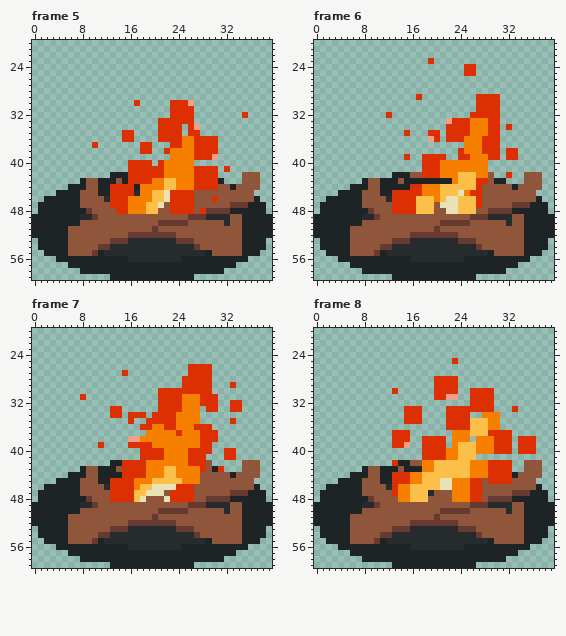
Animated GIF sprite, stored at src/assets/fire-gif.gif. The picture above is the old version.
The file is 40x60 pixels, 10 frames. Colours within 5 levels of each other are drawn and written as one. Shown: frame 5: x 0..39, y 20..59; frame 6: x 0..39, y 20..59; frame 7: x 0..39, y 20..59; frame 8: x 0..39, y 20..59. The commit also changed other frames, which this record leaves out.
New version:
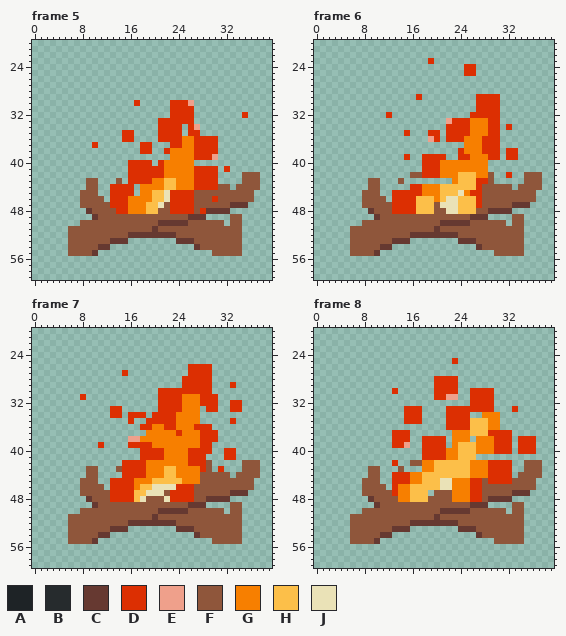
Palette (. is transparent): A #1e2326  B #262b2d  C #663931  D #dc2f02  E #efa08b  F #8f563b  G #f77f00  H #fcbf49  J #eae2b7
Author's note on the commit: fire background removed
The exact change:
Frame 5:
y 42: x 13..15 AAA -> ...
y 43: x 8 A -> .; x 11..13 AAA -> ...; x 15 A -> .; x 31 A -> .
y 44: x 6..8 AAA -> ...; x 11..12 AA -> ..; x 17 A -> .; x 33 A -> .
y 45: x 4..7 AAAA -> ....; x 11..12 AA -> ..; x 17 B -> .
y 46: x 2..7 AAAAAA -> ......; x 12 B -> .; x 37 A -> .
y 47: x 1..7 AAAAAAA -> .......; x 36..38 AAA -> ...
y 48: x 1..8 AAAAAAAA -> ........; x 33..38 AAAAAA -> ......
y 49: x 0..9 AAAAAAAABB -> ..........; x 29..32 BBBB -> ....; x 35..39 AAAAA -> .....
y 50: x 0..7 AAAAAAAA -> ........; x 32 B -> .; x 35..39 AAAAA -> .....
y 51..52: x 0..5 AAAAAA -> ......; x 35..39 AAAAA -> .....
y 53: x 1..5 AAAAA -> .....; x 16..23 BBBBBBBB -> ........; x 35..38 AAAA -> ....
y 54: x 1..5 AAAAA -> .....; x 13..26 BBBBBBBBBBBBBB -> ..............; x 35..38 AAAA -> ....
y 55: x 2..5 AAAA -> ....; x 11..29 ABBBBBBBBBBBBBBBBBA -> ...................; x 35..37 AAA -> ...
y 56: x 4..35 AAAAAAAAAAAABBBBBBBBBAAAAAAAAAAA -> ................................
y 57: x 6..33 AAAAAAAAAAAAAAAAAAAAAAAAAAAA -> ............................
y 58: x 8..31 AAAAAAAAAAAAAAAAAAAAAAAA -> ........................
y 59: x 13..26 AAAAAAAAAAAAAA -> ..............
Frame 6:
y 42: x 13..15 AAA -> ...
y 43: x 8 A -> .; x 11..13 AAA -> ...; x 15..22 AAAAAAAA -> ........; x 30..31 AA -> ..
y 44: x 6..8 AAA -> ...; x 11..15 AAAAA -> .....; x 33 A -> .
y 45: x 4..7 AAAA -> ....; x 11..12 AA -> ..
y 46: x 2..7 AAAAAA -> ......; x 12 B -> .; x 37 A -> .
y 47: x 1..7 AAAAAAA -> .......; x 36..38 AAA -> ...
y 48: x 1..8 AAAAAAAA -> ........; x 33..38 AAAAAA -> ......
y 49: x 0..9 AAAAAAAABB -> ..........; x 29..32 BBBB -> ....; x 35..39 AAAAA -> .....
y 50: x 0..7 AAAAAAAA -> ........; x 32 B -> .; x 35..39 AAAAA -> .....
y 51..52: x 0..5 AAAAAA -> ......; x 35..39 AAAAA -> .....
y 53: x 1..5 AAAAA -> .....; x 16..23 BBBBBBBB -> ........; x 35..38 AAAA -> ....
y 54: x 1..5 AAAAA -> .....; x 13..26 BBBBBBBBBBBBBB -> ..............; x 35..38 AAAA -> ....
y 55: x 2..5 AAAA -> ....; x 11..29 ABBBBBBBBBBBBBBBBBA -> ...................; x 35..37 AAA -> ...
y 56: x 4..35 AAAAAAAAAAAABBBBBBBBBAAAAAAAAAAA -> ................................
y 57: x 6..33 AAAAAAAAAAAAAAAAAAAAAAAAAAAA -> ............................
y 58: x 8..31 AAAAAAAAAAAAAAAAAAAAAAAA -> ........................
y 59: x 13..26 AAAAAAAAAAAAAA -> ..............
Frame 7:
y 42: x 13..14 AA -> ..
y 43: x 8 A -> .; x 11..13 AAA -> ...; x 30 A -> .
y 44: x 6..8 AAA -> ...; x 11..14 AAAA -> ....; x 33 A -> .
y 45: x 4..7 AAAA -> ....; x 11..12 AA -> ..
y 46: x 2..7 AAAAAA -> ......; x 12 B -> .; x 37 A -> .
y 47: x 1..7 AAAAAAA -> .......; x 36..38 AAA -> ...
y 48: x 1..8 AAAAAAAA -> ........; x 33..38 AAAAAA -> ......
y 49: x 0..9 AAAAAAAABB -> ..........; x 29..32 BBBB -> ....; x 35..39 AAAAA -> .....
y 50: x 0..7 AAAAAAAA -> ........; x 32 B -> .; x 35..39 AAAAA -> .....
y 51..52: x 0..5 AAAAAA -> ......; x 35..39 AAAAA -> .....
y 53: x 1..5 AAAAA -> .....; x 16..23 BBBBBBBB -> ........; x 35..38 AAAA -> ....
y 54: x 1..5 AAAAA -> .....; x 13..26 BBBBBBBBBBBBBB -> ..............; x 35..38 AAAA -> ....
y 55: x 2..5 AAAA -> ....; x 11..29 ABBBBBBBBBBBBBBBBBA -> ...................; x 35..37 AAA -> ...
y 56: x 4..35 AAAAAAAAAAAABBBBBBBBBAAAAAAAAAAA -> ................................
y 57: x 6..33 AAAAAAAAAAAAAAAAAAAAAAAAAAAA -> ............................
y 58: x 8..31 AAAAAAAAAAAAAAAAAAAAAAAA -> ........................
y 59: x 13..26 AAAAAAAAAAAAAA -> ..............
Frame 8:
y 42: x 14..15 AA -> ..
y 43: x 8 A -> .; x 11..13 AAA -> ...; x 15..17 AAA -> ...
y 44: x 6..8 AAA -> ...; x 11..12 AA -> ..; x 33 A -> .
y 45: x 4..7 AAAA -> ....; x 11..12 AA -> ..
y 46: x 2..7 AAAAAA -> ......; x 12 B -> .; x 37 A -> .
y 47: x 1..7 AAAAAAA -> .......; x 19 B -> .; x 36..38 AAA -> ...
y 48: x 1..8 AAAAAAAA -> ........; x 33..38 AAAAAA -> ......
y 49: x 0..9 AAAAAAAABB -> ..........; x 29..32 BBBB -> ....; x 35..39 AAAAA -> .....
y 50: x 0..7 AAAAAAAA -> ........; x 32 B -> .; x 35..39 AAAAA -> .....
y 51..52: x 0..5 AAAAAA -> ......; x 35..39 AAAAA -> .....
y 53: x 1..5 AAAAA -> .....; x 16..23 BBBBBBBB -> ........; x 35..38 AAAA -> ....
y 54: x 1..5 AAAAA -> .....; x 13..26 BBBBBBBBBBBBBB -> ..............; x 35..38 AAAA -> ....
y 55: x 2..5 AAAA -> ....; x 11..29 ABBBBBBBBBBBBBBBBBA -> ...................; x 35..37 AAA -> ...
y 56: x 4..35 AAAAAAAAAAAABBBBBBBBBAAAAAAAAAAA -> ................................
y 57: x 6..33 AAAAAAAAAAAAAAAAAAAAAAAAAAAA -> ............................
y 58: x 8..31 AAAAAAAAAAAAAAAAAAAAAAAA -> ........................
y 59: x 13..26 AAAAAAAAAAAAAA -> ..............
Where, in picture pixels (left, top, right, bottom), the same in both pictures:
erased: (32, 172, 272, 280)
erased: (314, 172, 554, 280)
erased: (32, 460, 272, 568)
erased: (314, 460, 554, 568)
